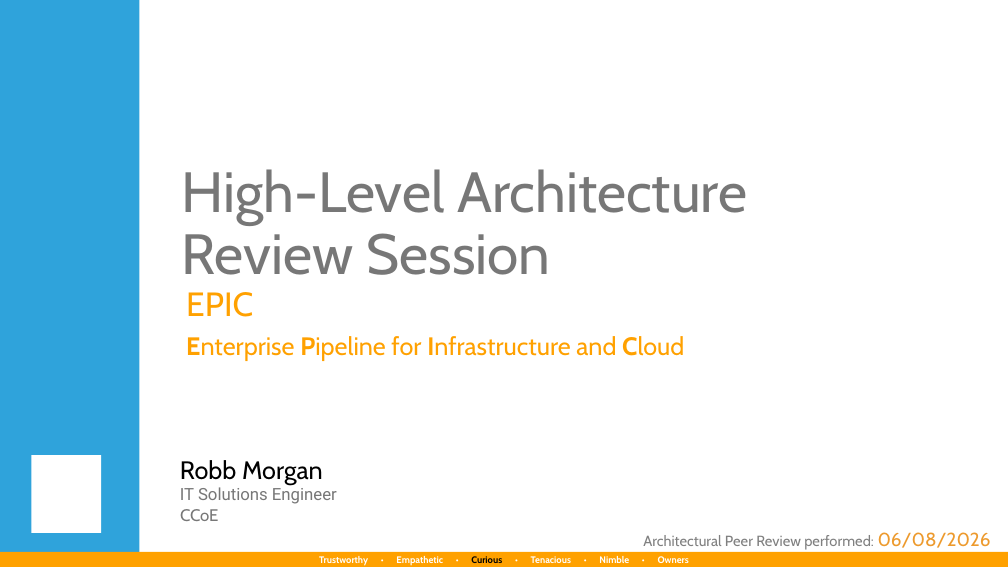
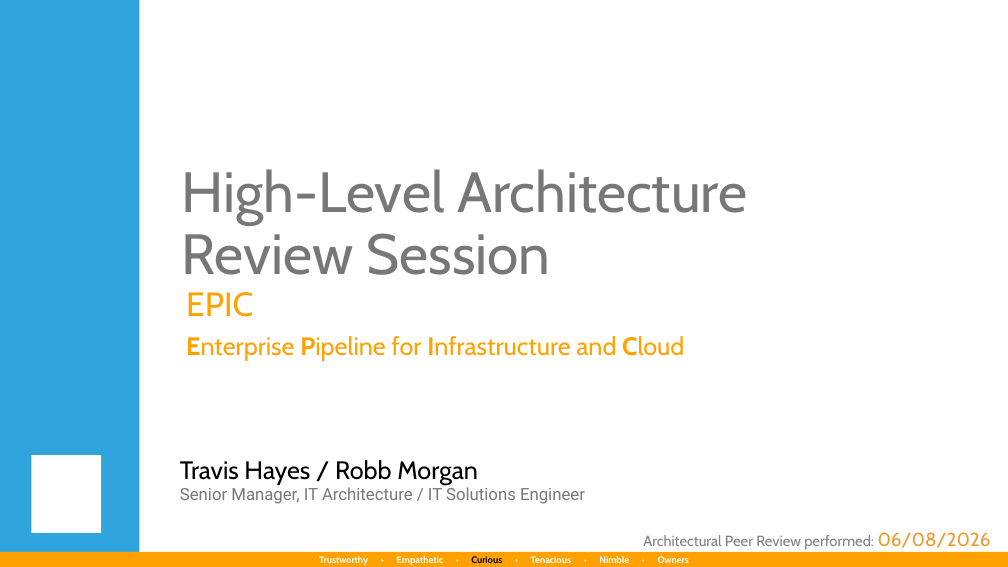
Before and after one commit to pgetech-rhmg/projects, a slide deck: slide 1 of documents/Peer Review - EPIC.pptx. Drawn at 1008x567 pixels with LibreOffice and Linux fonts; fonts in the diff are those of the drawing; background and template pictures are left out. Boxes give left, top, right and bottom in pixels: in the first picture for what was removed or moved away, otherwise in the second. Text is boxed around its words. In the diff, an @@ line names an element or a change of style, - is before the commit and + after.

```diff
--- a/documents/Peer Review - EPIC.pptx
+++ b/documents/Peer Review - EPIC.pptx
@@ text at [180,460,478,485]: text changed @@
-Robb Morgan
+Travis Hayes / Robb Morgan
@@ text at [180,485,585,504]: text changed @@
-IT Solutions Engineer
+Senior Manager, IT Architecture / IT Solutions Engineer
@@ text removed at [180,509,218,521] @@
-CCoE
```
Also in this commit, not shown: 1 other slide changed, 18 other files.
